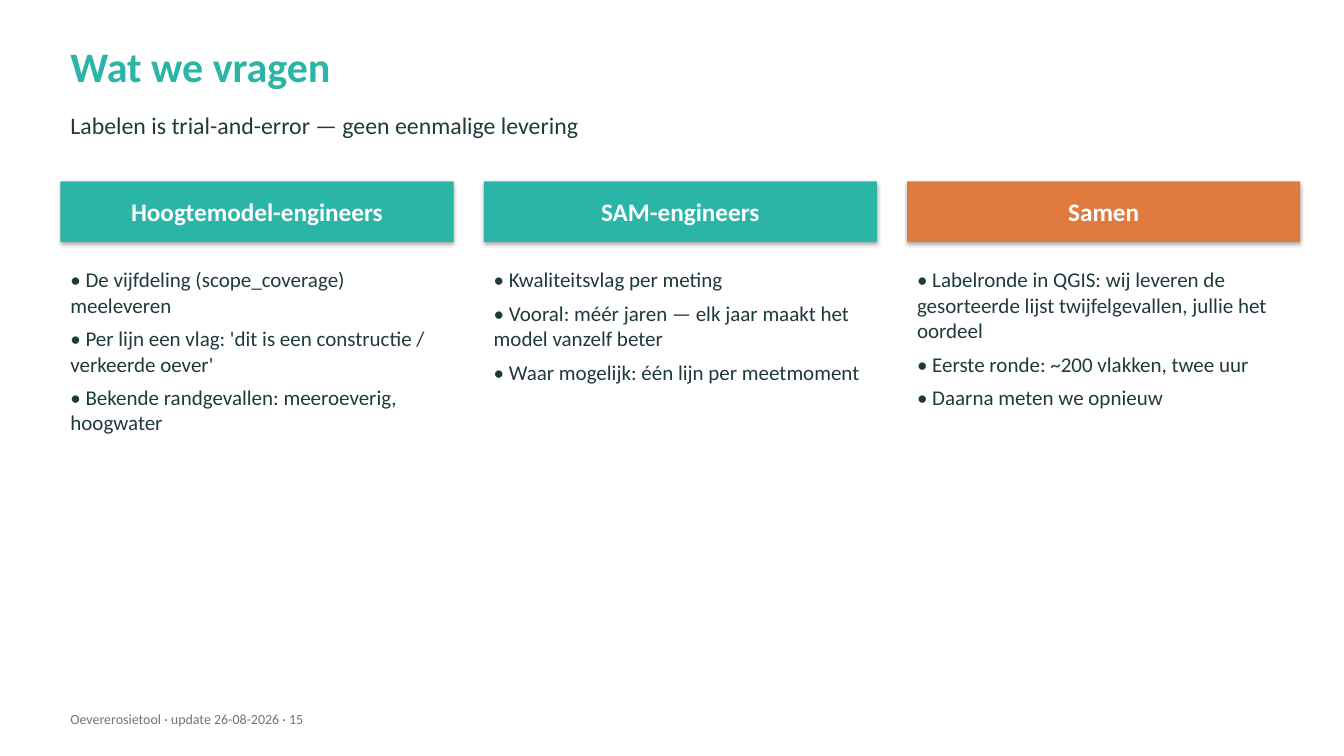
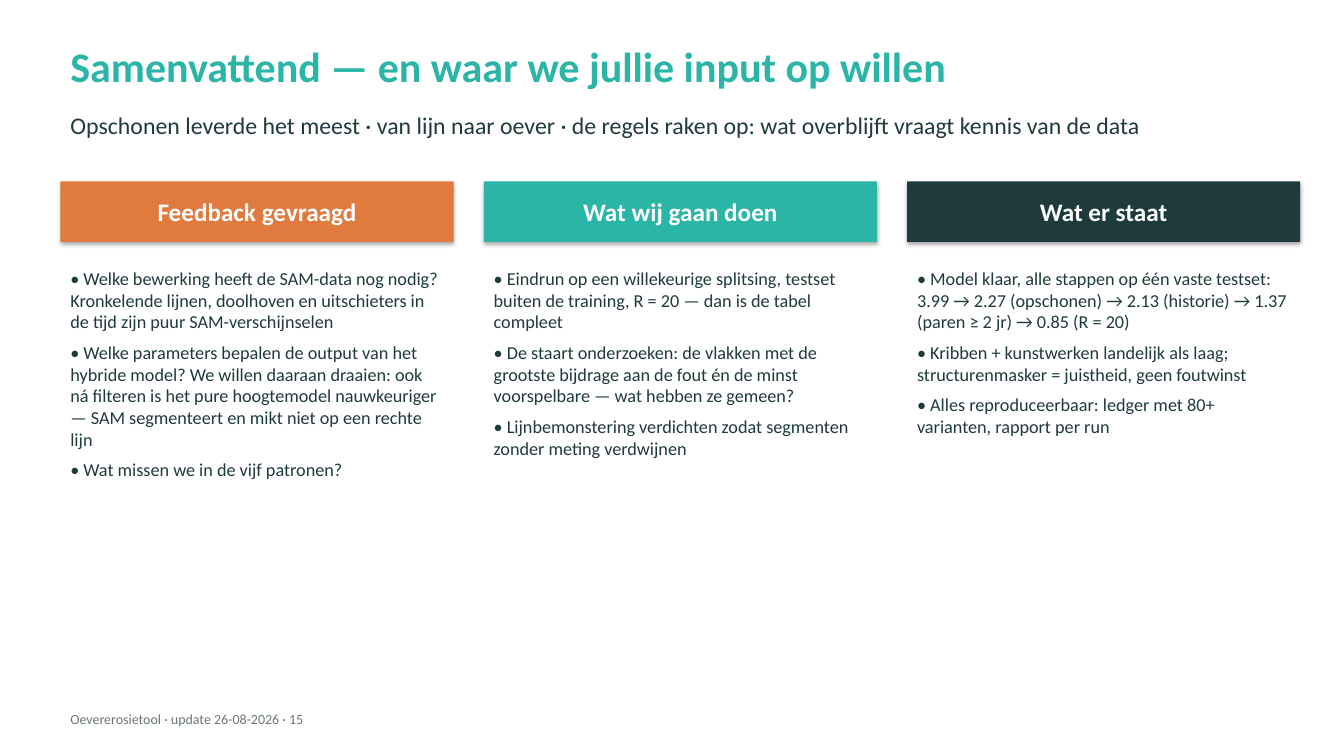
Before and after one commit to HAL24K/wocu-oevererosie, a slide deck: slide 15 of docs/presentations/20260826_update_v2.pptx. Drawn at 1344x756 pixels with LibreOffice and Linux fonts; fonts in the diff are those of the drawing. Boxes give left, top, right and bottom in pixels: in the first picture for what was removed or moved away, otherwise in the second. Text is boxed around its words. In the diff, an @@ line names an element or a change of style, - is before the commit and + after.

Commit message:
docs(presentation): comparison table with to-do column; closing slide = feedback + to-dos; asset-management slide removed

```diff
--- a/docs/presentations/20260826_update_v2.pptx
+++ b/docs/presentations/20260826_update_v2.pptx
@@ text at (70,52,946,89): text changed @@
-Wat we vragen
+Samenvattend — en waar we jullie input op willen
@@ text at (70,117,1139,138): text changed @@
-Labelen is trial-and-error — geen eenmalige levering
+Opschonen leverde het meest · van lijn naar oever · de regels raken op: wat overblijft vraagt kennis van de data
@@ rectangle "Feedback gevraagd" at (60,181,454,242): fill #2BB5A6 to #E07A3F @@
@@ text in rectangle at (158,203,357,226): text changed @@
-Hoogtemodel-engineers
+Feedback gevraagd
@@ text in rectangle at (583,203,777,226): text changed @@
-SAM-engineers
+Wat wij gaan doen
@@ rectangle "Wat er staat" at (907,181,1301,242): fill #E07A3F to #1F3A3D @@
@@ text in rectangle at (1040,204,1168,221): text changed @@
-Samen
+Wat er staat
@@ text at (70,272,438,479): text changed; size 15 to 13 pt @@
-• De vijfdeling (scope_coverage) meeleveren
-• Per lijn een vlag: 'dit is een constructie / verkeerde oever'
-• Bekende randgevallen: meeroeverig, hoogwater
+• Welke bewerking heeft de SAM-data nog nodig? Kronkelende lijnen, doolhoven en uitschieters in de tijd zijn puur SAM-verschijnselen
+• Welke parameters bepalen de output van het hybride model? We willen daaraan draaien: ook ná filteren is het pure hoogtemodel nauwkeuriger — SAM segmenteert en mikt niet op een rechte lijn
+• Wat missen we in de vijf patronen?
@@ text at (494,272,848,458): text changed; size 15 to 13 pt @@
-• Kwaliteitsvlag per meting
-• Vooral: méér jaren — elk jaar maakt het model vanzelf beter
-• Waar mogelijk: één lijn per meetmoment
+• Eindrun op een willekeurige splitsing, testset buiten de training, R = 20 — dan is de tabel compleet
+• De staart onderzoeken: de vlakken met de grootste bijdrage aan de fout én de minst voorspelbare — wat hebben ze gemeen?
+• Lijnbemonstering verdichten zodat segmenten zonder meting verdwijnen
@@ text at (917,272,1286,436): text changed; size 15 to 13 pt @@
-• Labelronde in QGIS: wij leveren de gesorteerde lijst twijfelgevallen, jullie het oordeel
-• Eerste ronde: ~200 vlakken, twee uur
-• Daarna meten we opnieuw
+• Model klaar, alle stappen op één vaste testset: 3.99 → 2.27 (opschonen) → 2.13 (historie) → 1.37 (paren ≥ 2 jr) → 0.85 (R = 20)
+• Kribben + kunstwerken landelijk als laag; structurenmasker = juistheid, geen foutwinst
+• Alles reproduceerbaar: ledger met 80+ varianten, rapport per run
```
Also in this commit, not shown: 1 other slide changed, 2 slides removed.
